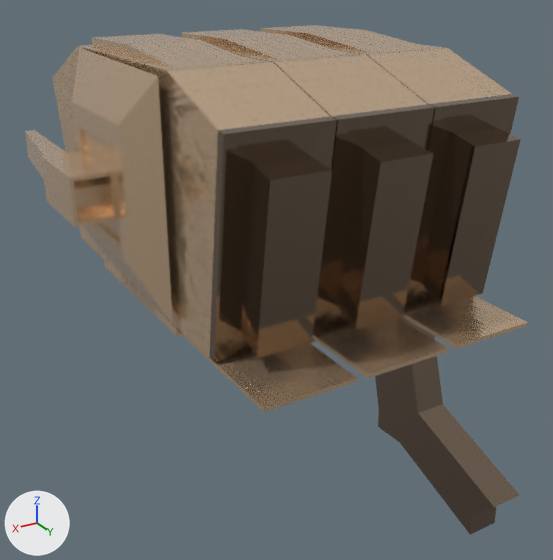
The glTF model delta/Asset/Models/Weapon/Missile/FrontMissile/3LineMissile.gltf: old version first, new version second.
Rendered twice from a 50 mm camera at (3.48, 2.89, 3.41) aimed at (1.15, -1.0, 1.47). The lights are fixed; the arrows at lower left show +X, +Y and +Z. The older version comes first. Where no turn or scale is listed for an object, it has been applied to the vertices. Vertices at exactly the same position are counted once.

The first picture shows '円柱', '円柱.001', '円柱.002', '円柱.003'.
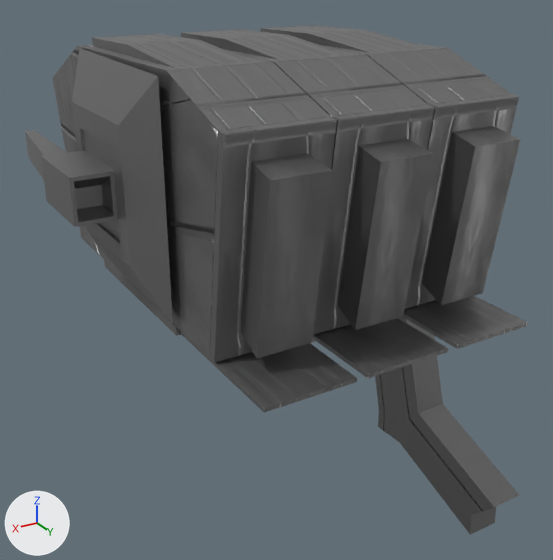
The change, as JSON lines over the scene's bpy script:
```json
{"op": "add", "block": "img_rubber_tiles_nor_gl_4k", "code": ["img_rubber_tiles_nor_gl_4k = load_image('rubber_tiles_nor_gl_4k', 'rubber_tiles_nor_gl_4k.png', 128, 128, 'Non-Color')"]}
{"op": "add", "block": "mat_マテリアル_001", "code": ["mat_マテリアル_001 = bpy.data.materials.new('マテリアル.001')", "# colours: grey #8c8c8c", "# uses the picture img_rubber_tiles_nor_gl_4k"]}
{"block": "me_円柱", "where": "me_円柱.from_pydata(...)  # 342 vertices, 648 faces; spans x -0.02..2.45, y -2.38..0.39, z -0.21..2.96"}
{"block": "me_円柱", "where": "# used by ob_円柱; location = (0.0, 0.0, 0.0)"}
{"block": "me_円柱", "change": "me_円柱 part 1: all 544 faces that had it switch from mat_material to mat_マテリアル_001"}
{"block": "me_円柱", "change": "me_円柱 part 2: all 104 faces that had it switch from mat_マテリアル (brown #907e6c) to mat_マテリアル_001"}
{"block": "me_円柱_006", "where": "me_円柱_006.from_pydata(...)  # 24 vertices, 44 faces; spans x 0.929..1.493, y -0.106..0.261, z 1.584..2.734"}
{"op": "remove", "block": "me_円柱_006", "code": "me_円柱_006.materials.append(mat_マテリアル)  # brown #907e6c"}
{"op": "add", "block": "me_円柱_006", "code": "me_円柱_006.materials.append(mat_マテリアル_001)"}
{"block": "me_円柱_007", "where": "me_円柱_007.from_pydata(...)  # 24 vertices, 44 faces; spans x 0.359..0.923, y -0.106..0.261, z 1.584..2.734"}
{"op": "remove", "block": "me_円柱_007", "code": "me_円柱_007.materials.append(mat_マテリアル)  # brown #907e6c"}
{"op": "add", "block": "me_円柱_007", "code": "me_円柱_007.materials.append(mat_マテリアル_001)"}
{"block": "me_円柱_005", "where": "me_円柱_005.from_pydata(...)  # 24 vertices, 44 faces; spans x 1.499..2.063, y -0.106..0.261, z 1.584..2.734"}
{"op": "remove", "block": "me_円柱_005", "code": "me_円柱_005.materials.append(mat_マテリアル)  # brown #907e6c"}
{"op": "add", "block": "me_円柱_005", "code": "me_円柱_005.materials.append(mat_マテリアル_001)"}
```

Pixel boxes (x1, y1, x2, y2) of what changed, in the pictures (553 x 560 px):
```json
{"object": "円柱.003", "change": "recoloured", "before": [210, 117, 337, 363], "after": [210, 117, 337, 363]}
{"object": "円柱.001", "change": "recoloured", "before": [313, 105, 435, 335], "after": [313, 105, 435, 335], "on screen": "lighter"}
{"object": "円柱.002", "change": "recoloured", "before": [404, 94, 521, 309], "after": [404, 94, 521, 309], "on screen": "lighter"}
{"part": 1, "of": "me_円柱", "change": "recoloured", "before": [25, 25, 528, 412], "after": [25, 25, 528, 412], "on screen": "beige to grey"}
{"part": 2, "of": "me_円柱", "change": "recoloured", "before": [312, 317, 519, 535], "after": [312, 317, 519, 535]}
```
